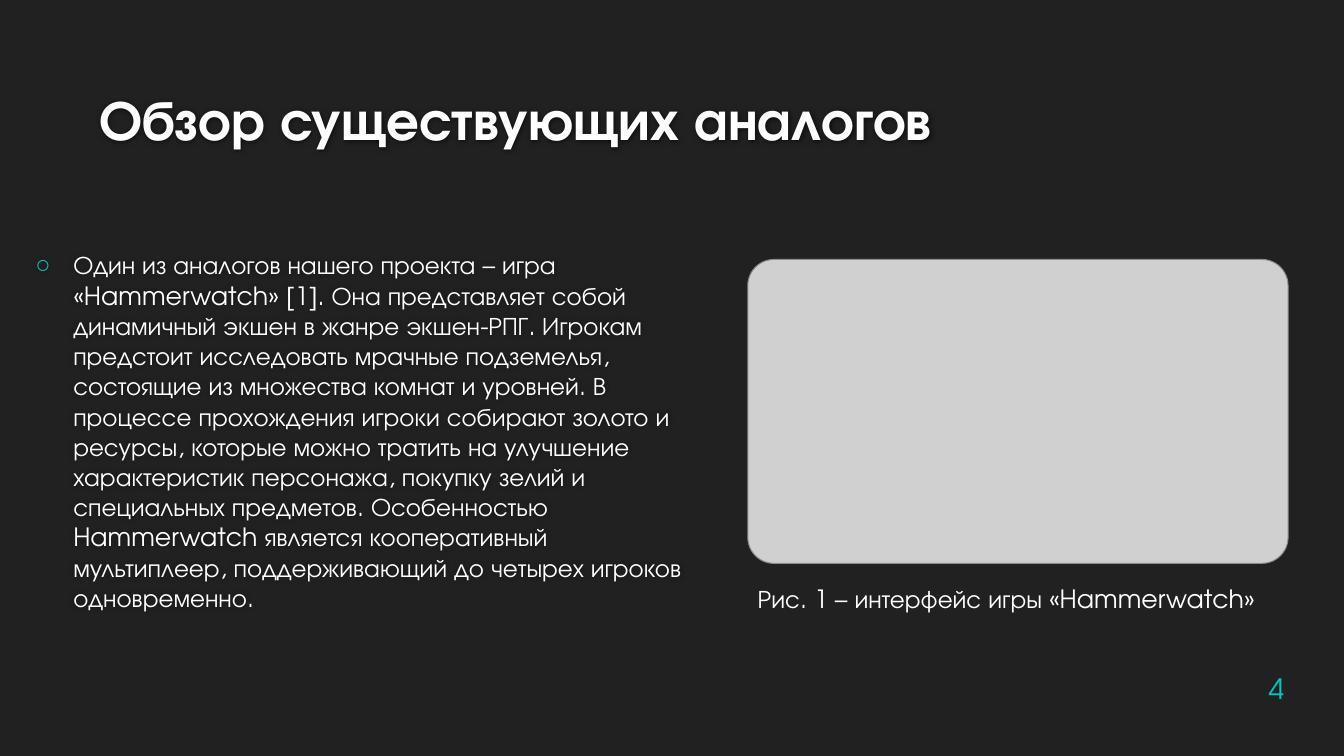
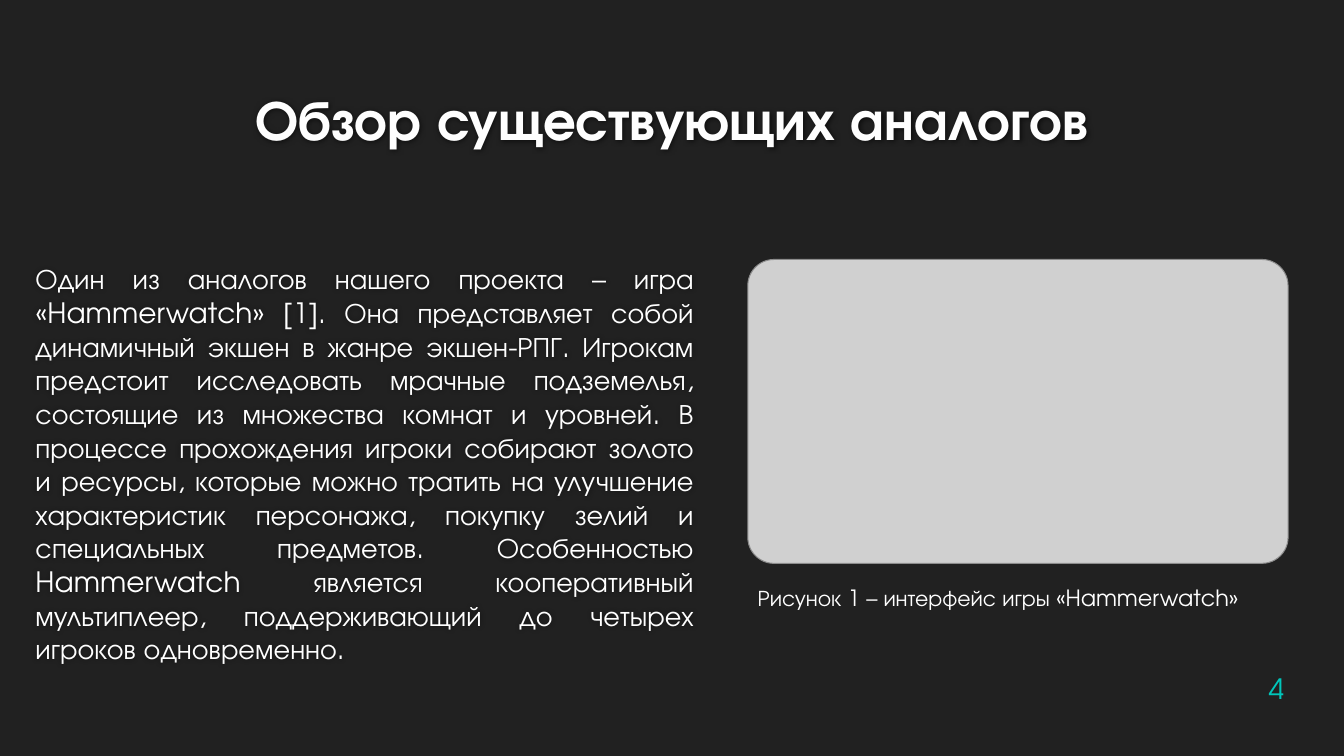
Before and after one commit to leagueofadventures/origin, a slide deck: slide 4 of Документация/origin.pptx. Drawn at 1344x756 pixels with LibreOffice and Linux fonts; fonts in the diff are those of the drawing; grey boxes stand for pictures; background and template pictures are left out. Boxes give left, top, right and bottom in pixels: in the first picture for what was removed or moved away, otherwise in the second. Text is boxed around its words. In the diff, an @@ line names an element or a change of style, - is before the commit and + after.

```diff
--- a/Документация/origin.pptx
+++ b/Документация/origin.pptx
@@ title "Обзор существующих аналогов" at (256,101,1088,150): alignment left to centre @@
@@ text "Один из аналогов нашего проекта ..." at (35,269,694,664): size 18 to 20 pt; alignment left to justified; bullet ○ to none @@
@@ text at (758,589,1238,610): text changed; size 18 to 16 pt @@
-Рис. 1 – интерфейс игры «Hammerwatch»
+Рисунок 1 – интерфейс игры «Hammerwatch»
```
Also in this commit, not shown: 11 other slides changed, 2 other files.
